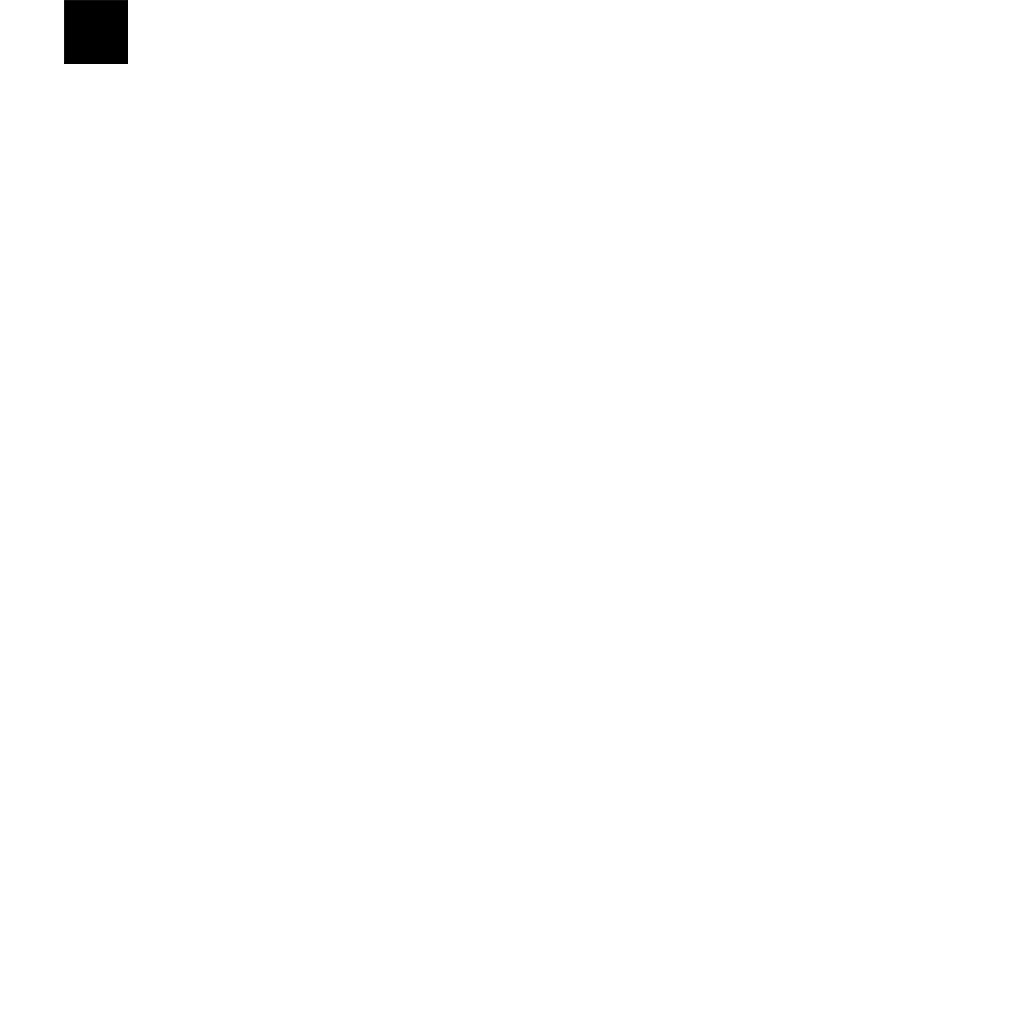
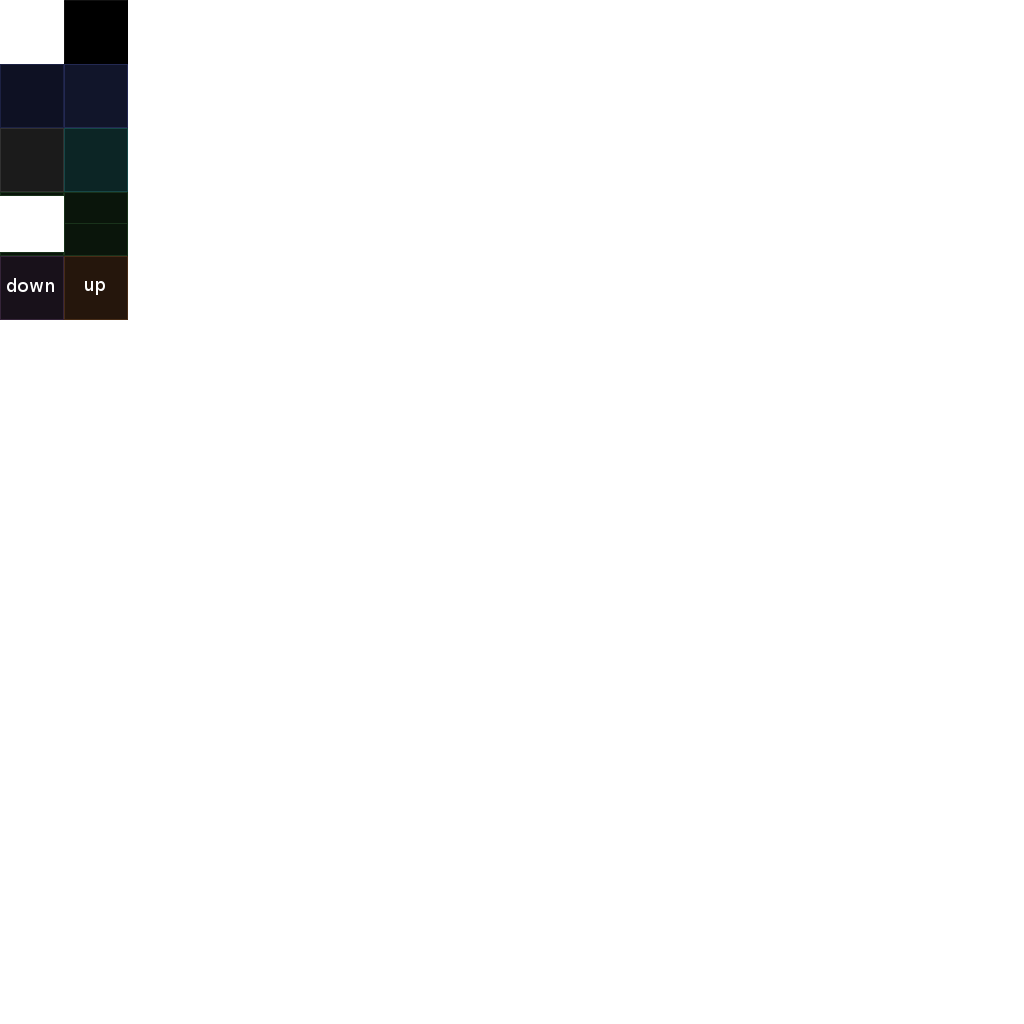
Before/after of a (1024, 1024) layered artwork. What changed in the layer stack:
added layer "up" above "tileset1.png" over [left=7, top=278, right=105, bottom=295]
painted on "tileset1.png" over [left=0, top=64, right=128, bottom=320]
